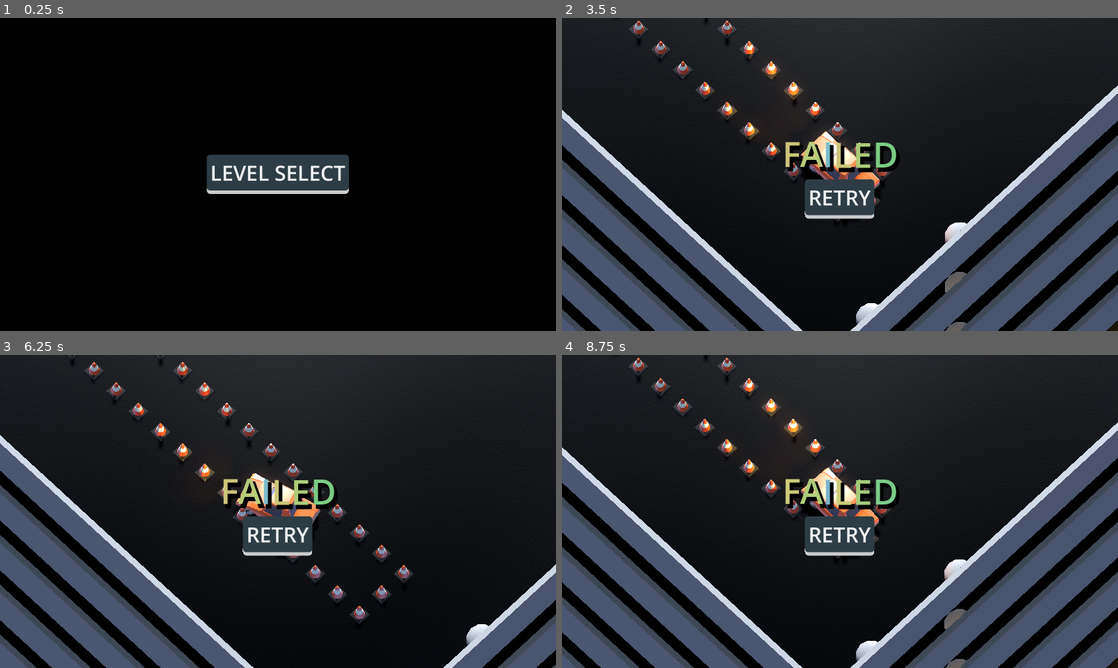
Above: before the commit, frames 1-4 (two rows, left to right).
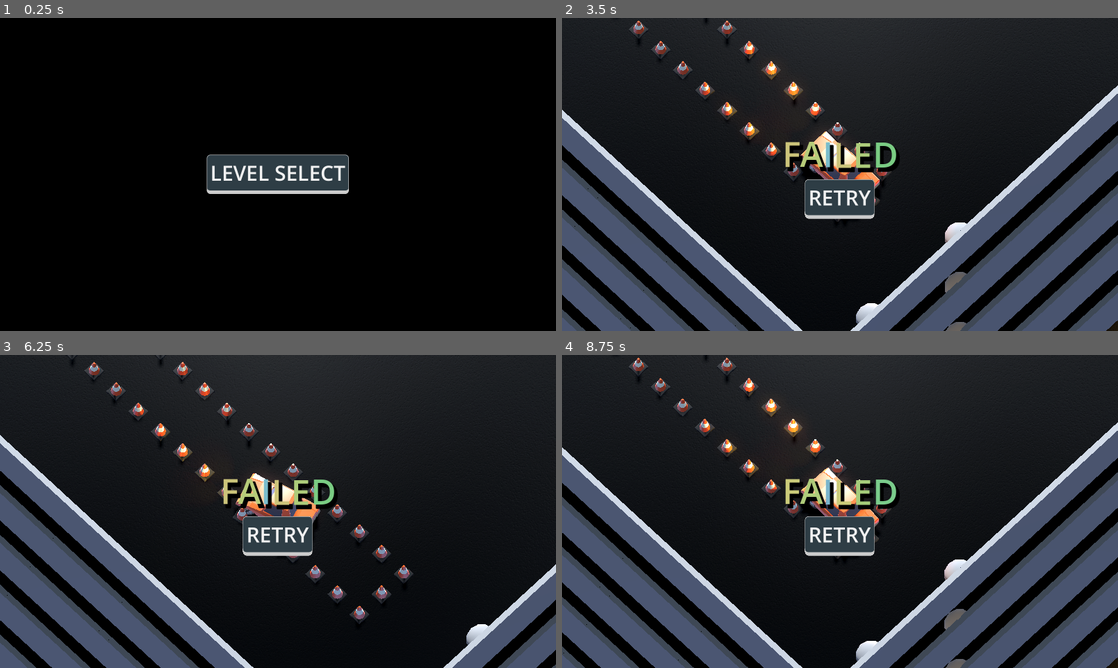
Above: after the commit, the same moments.

Repository: TomMurray/ValetV2
Game: Godot game, scene res://scenes/ui/main_menu.tscn
The game is run twice, just before and just after one commit, with the same random seed, the same clock (stepped at 60 frames per second) and the same inputs.
Inputs:
- Up to frame 1 (0.25 s): no input
- Up to frame 2 (3.5 s): click "LEVEL SELECT" at 0.5 s; click "1" at 1.25 s; tap Enter at 2 s; hold Right (steer_right) 2.03-2.78 s; tap R (restart) at 2.75 s; hold Down (brake_reverse) from 2.78 s (still down)
- Up to frame 3 (6.25 s): release Down (brake_reverse) at 3.5 s; click "RETRY" at 3.5 s; tap R (restart) at 4.25, 5 s; hold Right (steer_right) 4.28-5.03 s; hold Up (accelerate) 5.03-5.78 s; hold Left (steer_left) from 5.78 s (still down)
- Up to frame 4 (8.75 s): release Left (steer_left) at 6.5 s; click "RETRY" at 6.5 s; tap R (restart) at 7.25, 8 s; hold Left (steer_left) 7.28-8.03 s; hold Down (brake_reverse) from 8.03 s (still down)

The runs differ from the first frame. In frame 1, 0.1% of the frame differs, in the area x 37-63%, y 43-55%; in frame 2, less than 0.1%; in frame 3, less than 0.1%; in frame 4, less than 0.1%.

Commit message:
Sort out UI theming so that focus is visible

Diff:
--- a/scenes/ui/level_select.tscn
+++ b/scenes/ui/level_select.tscn
@@ -36,7 +36,16 @@
 grow_vertical = 2
 theme = ExtResource("1_15hmw")
 script = ExtResource("2_n51pb")
-initial_focus_button = NodePath("MarginContainer/Panel/MarginContainer/CenterContainer/VBoxContainer/FlowContainer/level1/follow_link_button")
+initial_focus_button = NodePath("MarginContainer/CenterContainer/VBoxContainer/FlowContainer/level1/follow_link_button")
+
+[node name="ColorRect" type="ColorRect" parent="."]
+layout_mode = 1
+anchors_preset = 15
+anchor_right = 1.0
+anchor_bottom = 1.0
+grow_horizontal = 2
+grow_vertical = 2
+color = Color(0, 0, 0, 1)
 
 [node name="MarginContainer" type="MarginContainer" parent="."]
 layout_mode = 1
@@ -50,121 +59,106 @@
 theme_override_constants/margin_right = 50
 theme_override_constants/margin_bottom = 50
 
-[node name="Panel" type="Panel" parent="MarginContainer"]
+[node name="CenterContainer" type="CenterContainer" parent="MarginContainer"]
 layout_mode = 2
 
-[node name="MarginContainer" type="MarginContainer" parent="MarginContainer/Panel"]
-layout_mode = 1
-anchors_preset = 15
-anchor_right = 1.0
-anchor_bottom = 1.0
-grow_horizontal = 2
-grow_vertical = 2
-theme_override_constants/margin_left = 100
-theme_override_constants/margin_top = 100
-theme_override_constants/margin_right = 100
-theme_override_constants/margin_bottom = 100
-
-[node name="CenterContainer" type="CenterContainer" parent="MarginContainer/Panel/MarginContainer"]
-layout_mode = 2
-
-[node name="VBoxContainer" type="VBoxContainer" parent="MarginContainer/Panel/MarginContainer/CenterContainer"]
+[node name="VBoxContainer" type="VBoxContainer" parent="MarginContainer/CenterContainer"]
 layout_mode = 2
 alignment = 1
 
-[node name="FlowContainer" type="FlowContainer" parent="MarginContainer/Panel/MarginContainer/CenterContainer/VBoxContainer"]
+[node name="FlowContainer" type="FlowContainer" parent="MarginContainer/CenterContainer/VBoxContainer"]
 layout_mode = 2
 alignment = 1
 vertical = true
 
-[node name="level1" type="MarginContainer" parent="MarginContainer/Panel/MarginContainer/CenterContainer/VBoxContainer/FlowContainer"]
+[node name="level1" type="MarginContainer" parent="MarginContainer/CenterContainer/VBoxContainer/FlowContainer"]
 layout_mode = 2
 theme_override_constants/margin_left = 10
 theme_override_constants/margin_top = 10
 theme_override_constants/margin_right = 10
 theme_override_constants/margin_bottom = 10
 
-[node name="follow_link_button" parent="MarginContainer/Panel/MarginContainer/CenterContainer/VBoxContainer/FlowContainer/level1" node_paths=PackedStringArray("link_tree_node") instance=ExtResource("2_rjawy")]
+[node name="follow_link_button" parent="MarginContainer/CenterContainer/VBoxContainer/FlowContainer/level1" node_paths=PackedStringArray("link_tree_node") instance=ExtResource("2_rjawy")]
 custom_minimum_size = Vector2(100, 0)
 layout_mode = 2
 focus_neighbor_right = NodePath("../../level2/follow_link_button")
 focus_neighbor_bottom = NodePath("../../../follow_return_button")
 text = "1"
-link_tree_node = NodePath("../../../../../../../../link_tree_node")
+link_tree_node = NodePath("../../../../../../link_tree_node")
 link = SubResource("Resource_6kiop")
 
-[node name="level2" type="MarginContainer" parent="MarginContainer/Panel/MarginContainer/CenterContainer/VBoxContainer/FlowContainer"]
+[node name="level2" type="MarginContainer" parent="MarginContainer/CenterContainer/VBoxContainer/FlowContainer"]
 layout_mode = 2
 theme_override_constants/margin_left = 10
 theme_override_constants/margin_top = 10
 theme_override_constants/margin_right = 10
 theme_override_constants/margin_bottom = 10
 
-[node name="follow_link_button" parent="MarginContainer/Panel/MarginContainer/CenterContainer/VBoxContainer/FlowContainer/level2" node_paths=PackedStringArray("link_tree_node") instance=ExtResource("2_rjawy")]
+[node name="follow_link_button" parent="MarginContainer/CenterContainer/VBoxContainer/FlowContainer/level2" node_paths=PackedStringArray("link_tree_node") instance=ExtResource("2_rjawy")]
 custom_minimum_size = Vector2(100, 0)
 layout_mode = 2
 focus_neighbor_left = NodePath("../../level1/follow_link_button")
 focus_neighbor_right = NodePath("../../level3/follow_link_button")
 focus_neighbor_bottom = NodePath("../../../follow_return_button")
 text = "2"
-link_tree_node = NodePath("../../../../../../../../link_tree_node")
+link_tree_node = NodePath("../../../../../../link_tree_node")
 link = SubResource("Resource_0u8lk")
 
-[node name="level3" type="MarginContainer" parent="MarginContainer/Panel/MarginContainer/CenterContainer/VBoxContainer/FlowContainer"]
+[node name="level3" type="MarginContainer" parent="MarginContainer/CenterContainer/VBoxContainer/FlowContainer"]
 layout_mode = 2
 theme_override_constants/margin_left = 10
 theme_override_constants/margin_top = 10
 theme_override_constants/margin_right = 10
 theme_override_constants/margin_bottom = 10
 
-[node name="follow_link_button" parent="MarginContainer/Panel/MarginContainer/CenterContainer/VBoxContainer/FlowContainer/level3" node_paths=PackedStringArray("link_tree_node") instance=ExtResource("2_rjawy")]
+[node name="follow_link_button" parent="MarginContainer/CenterContainer/VBoxContainer/FlowContainer/level3" node_paths=PackedStringArray("link_tree_node") instance=ExtResource("2_rjawy")]
 custom_minimum_size = Vector2(100, 0)
 layout_mode = 2
 focus_neighbor_left = NodePath("../../level2/follow_link_button")
 focus_neighbor_right = NodePath("../../level4/follow_link_button")
 focus_neighbor_bottom = NodePath("../../../follow_return_button")
 text = "3"
-link_tree_node = NodePath("../../../../../../../../link_tree_node")
+link_tree_node = NodePath("../../../../../../link_tree_node")
 link = SubResource("Resource_a5hba")
 
-[node name="level4" type="MarginContainer" parent="MarginContainer/Panel/MarginContainer/CenterContainer/VBoxContainer/FlowContainer"]
+[node name="level4" type="MarginContainer" parent="MarginContainer/CenterContainer/VBoxContainer/FlowContainer"]
 layout_mode = 2
 theme_override_constants/margin_left = 10
 theme_override_constants/margin_top = 10
 theme_override_constants/margin_right = 10
 theme_override_constants/margin_bottom = 10
 
-[node name="follow_link_button" parent="MarginContainer/Panel/MarginContainer/CenterContainer/VBoxContainer/FlowContainer/level4" node_paths=PackedStringArray("link_tree_node") instance=ExtResource("2_rjawy")]
+[node name="follow_link_button" parent="MarginContainer/CenterContainer/VBoxContainer/FlowContainer/level4" node_paths=PackedStringArray("link_tree_node") instance=ExtResource("2_rjawy")]
 custom_minimum_size = Vector2(100, 0)
 layout_mode = 2
 focus_neighbor_left = NodePath("../../level3/follow_link_button")
 focus_neighbor_right = NodePath("../../level5/follow_link_button")
 focus_neighbor_bottom = NodePath("../../../follow_return_button")
 text = "4"
-link_tree_node = NodePath("../../../../../../../../link_tree_node")
+link_tree_node = NodePath("../../../../../../link_tree_node")
 link = SubResource("Resource_yu20o")
 
-[node name="level5" type="MarginContainer" parent="MarginContainer/Panel/MarginContainer/CenterContainer/VBoxContainer/FlowContainer"]
+[node name="level5" type="MarginContainer" parent="MarginContainer/CenterContainer/VBoxContainer/FlowContainer"]
 layout_mode = 2
 theme_override_constants/margin_left = 10
 theme_override_constants/margin_top = 10
 theme_override_constants/margin_right = 10
 theme_override_constants/margin_bottom = 10
 
-[node name="follow_link_button" parent="MarginContainer/Panel/MarginContainer/CenterContainer/VBoxContainer/FlowContainer/level5" node_paths=PackedStringArray("link_tree_node") instance=ExtResource("2_rjawy")]
+[node name="follow_link_button" parent="MarginContainer/CenterContainer/VBoxContainer/FlowContainer/level5" node_paths=PackedStringArray("link_tree_node") instance=ExtResource("2_rjawy")]
 custom_minimum_size = Vector2(100, 0)
 layout_mode = 2
 focus_neighbor_left = NodePath("../../level4/follow_link_button")
 focus_neighbor_bottom = NodePath("../../../follow_return_button")
 text = "5"
-link_tree_node = NodePath("../../../../../../../../link_tree_node")
+link_tree_node = NodePath("../../../../../../link_tree_node")
 link = SubResource("Resource_flgu8")
 
-[node name="follow_return_button" parent="MarginContainer/Panel/MarginContainer/CenterContainer/VBoxContainer" node_paths=PackedStringArray("link_tree_node") instance=ExtResource("4_gaxdp")]
+[node name="follow_return_button" parent="MarginContainer/CenterContainer/VBoxContainer" node_paths=PackedStringArray("link_tree_node") instance=ExtResource("4_gaxdp")]
 layout_mode = 2
 focus_neighbor_top = NodePath("../FlowContainer/level1/follow_link_button")
 text = "BACK"
-link_tree_node = NodePath("../../../../../../link_tree_node")
+link_tree_node = NodePath("../../../../link_tree_node")
 
 [node name="link_tree_node" type="Node" parent="." node_paths=PackedStringArray("scene_node_reference")]
 script = ExtResource("2_yxn7f")
--- a/scenes/world1/level4.tscn
+++ b/scenes/world1/level4.tscn
@@ -22,7 +22,9 @@
 
 [node name="ui" type="CanvasLayer" parent="."]
 
-[node name="hud" parent="ui" instance=ExtResource("2_1kp2g")]
+[node name="hud" parent="ui" node_paths=PackedStringArray("link_tree_node", "level_logic") instance=ExtResource("2_1kp2g")]
+link_tree_node = NodePath("../../LinkTreeNode")
+level_logic = NodePath("../../level_logic")
 
 [node name="player_camera" parent="." node_paths=PackedStringArray("target") instance=ExtResource("3_4wi15")]
 transform = Transform3D(-0.707107, 0, -0.707107, 0, 1, 0, 0.707107, 0, -0.707107, -8, 0.5, 9)
--- a/scripts/ui/end_game_panel.gd
+++ b/scripts/ui/end_game_panel.gd
@@ -16,7 +16,8 @@
 			level_logic.disconnect("complete", _on_level_logic_complete)
 
 		level_logic = value
-		level_logic.connect("complete", _on_level_logic_complete)
+		if level_logic:
+			level_logic.connect("complete", _on_level_logic_complete)
 
 		update_configuration_warnings()
 
--- a/themes/in_game_overlay.tres
+++ b/themes/in_game_overlay.tres
@@ -14,7 +14,22 @@
 corner_radius_bottom_left = 10
 shadow_offset = Vector2(1.94, 0)
 
-[sub_resource type="StyleBoxEmpty" id="StyleBoxEmpty_gviqw"]
+[sub_resource type="StyleBoxFlat" id="StyleBoxFlat_n1lbv"]
+content_margin_left = 10.0
+content_margin_top = 10.0
+content_margin_right = 10.0
+content_margin_bottom = 20.0
+draw_center = false
+border_width_left = 2
+border_width_top = 2
+border_width_right = 2
+border_width_bottom = 2
+border_blend = true
+corner_radius_top_left = 10
+corner_radius_top_right = 10
+corner_radius_bottom_right = 10
+corner_radius_bottom_left = 10
+shadow_offset = Vector2(1.94, 0)
 
 [sub_resource type="StyleBoxFlat" id="StyleBoxFlat_dl1dp"]
 content_margin_left = 10.0
@@ -62,7 +77,7 @@
 [resource]
 Button/font_sizes/font_size = 60
 Button/styles/disabled = SubResource("StyleBoxFlat_apjw1")
-Button/styles/focus = SubResource("StyleBoxEmpty_gviqw")
+Button/styles/focus = SubResource("StyleBoxFlat_n1lbv")
 Button/styles/hover = SubResource("StyleBoxFlat_dl1dp")
 Button/styles/normal = SubResource("StyleBoxFlat_2xyc2")
 Button/styles/pressed = SubResource("StyleBoxFlat_4ksqs")
